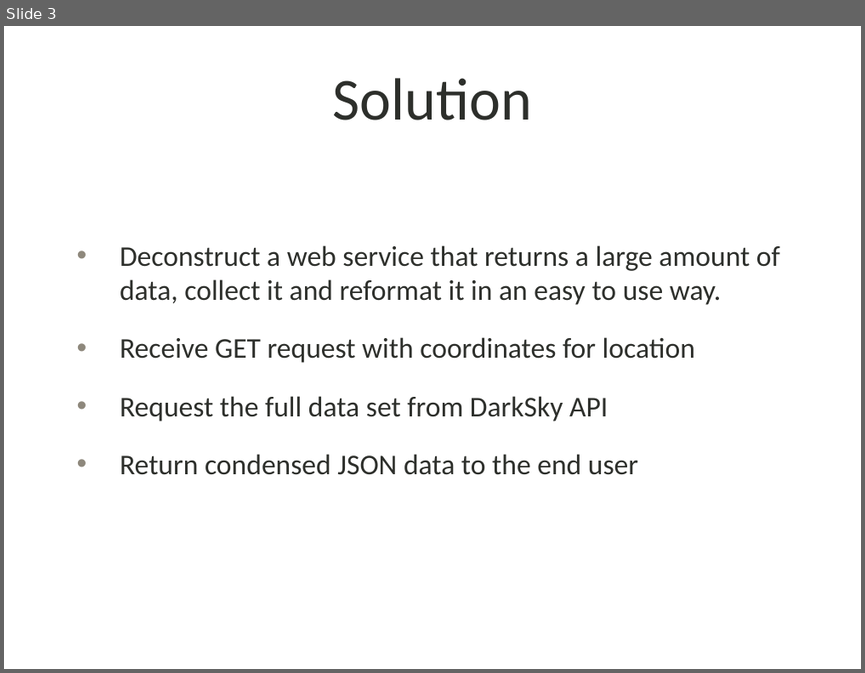
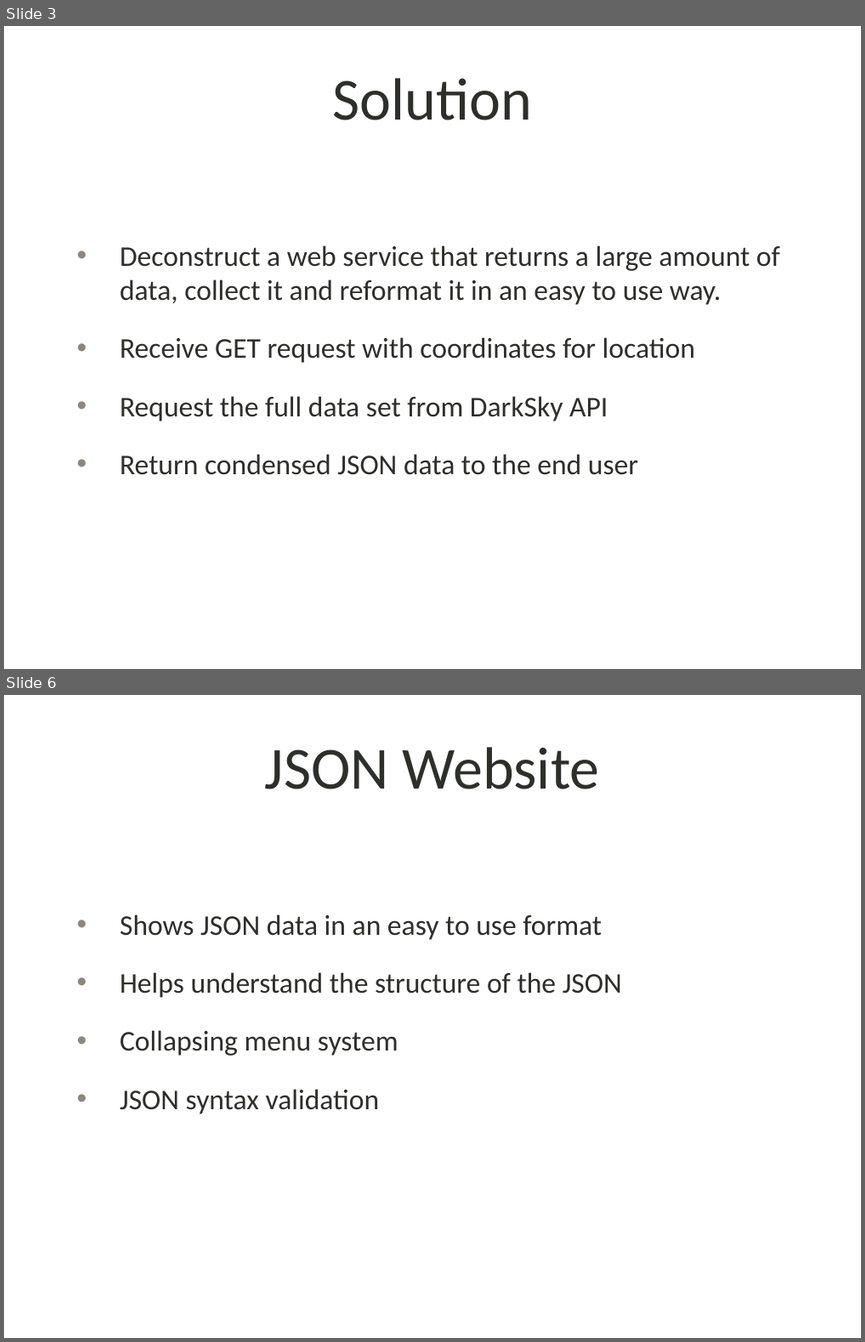
Before and after one commit to bwoestman/weatherWebService, a slide deck: documentation/wwsPresentation.pptx. Shown one above the other, each under a label of ours: slide 3 before the commit, slides 3 and 6 after it; the slides between them are not shown. The pictures are 865x673 and 865x1342 pixels, drawn with LibreOffice and Linux fonts; fonts in the diff are those of the drawing; background and template pictures are left out. Boxes give left, top, right and bottom in pixels: in the first picture for what was removed or moved away, otherwise in the second. Text is boxed around its words. In the diff, an @@ line names an element or a change of style, - is before the commit and + after.

```diff
--- a/documentation/wwsPresentation.pptx
+++ b/documentation/wwsPresentation.pptx
@@ slide 6 added at [4, 695, 861, 1338], background picture (left out) @@
@@ title added at [265, 747, 600, 789], 50 pt, text #2D2F2B @@
+JSON Website
@@ text added at [120, 914, 622, 1114], 24 pt, text #2D2F2B @@
+• Shows JSON data in an easy to use format
+• Helps understand the structure of the JSON
+• Collapsing menu system
+• JSON syntax validation
```
Also in this commit, not shown: 2 slides changed, 3 other slides added.
